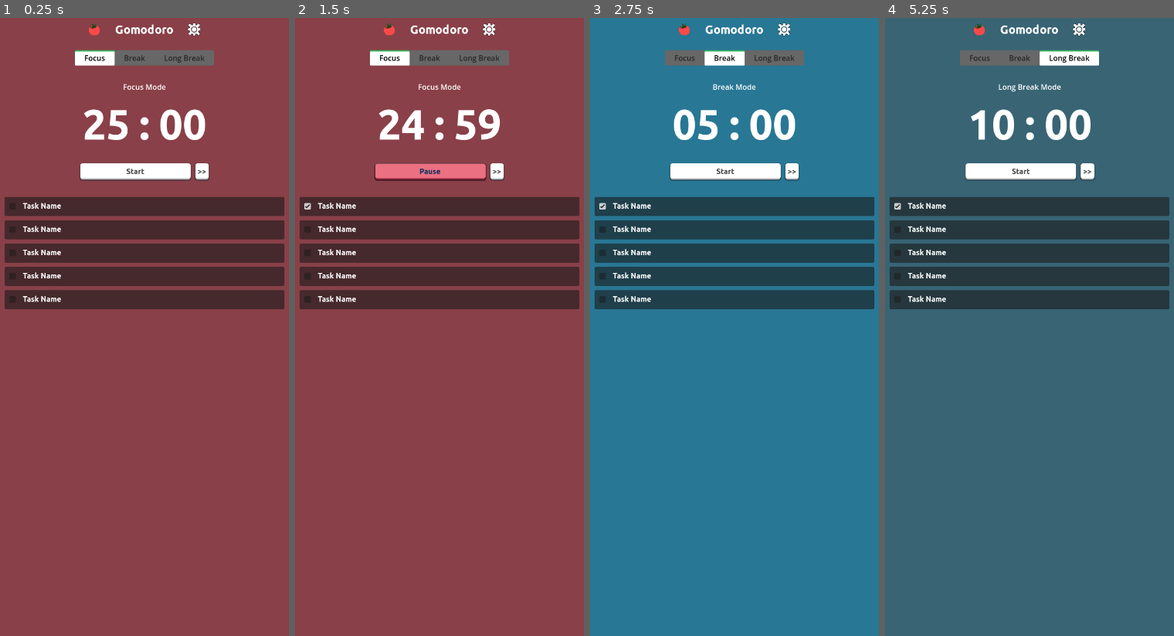
Above: before the commit, frames 1-4 (left to right).
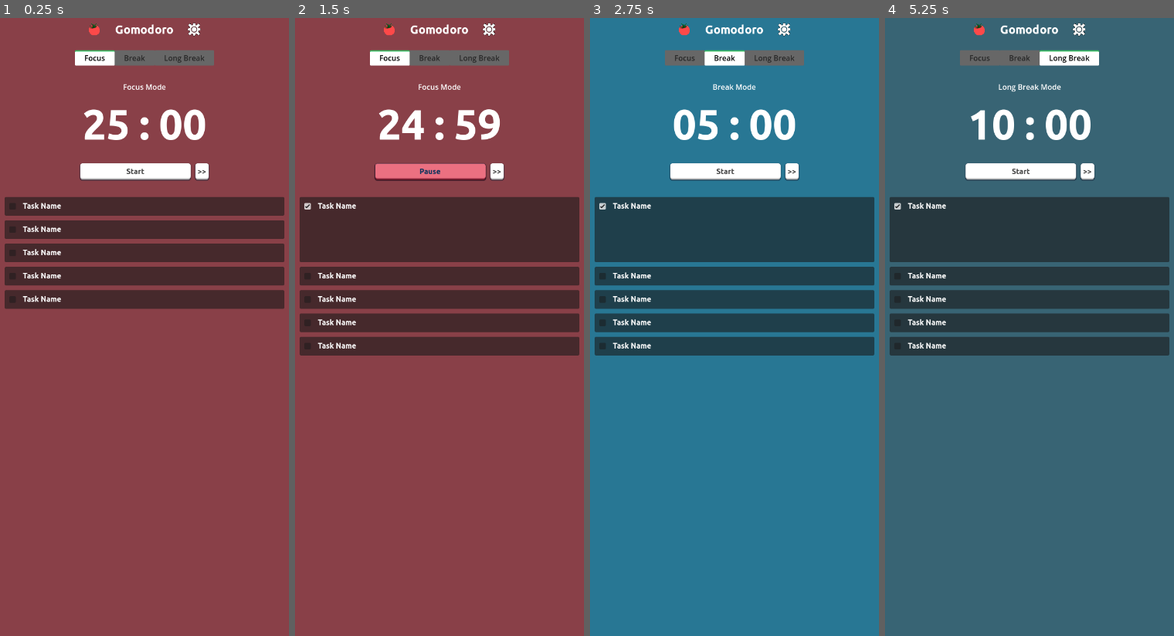
Above: after the commit, the same moments.

Repository: trubusoft/gomodoro
Game: Godot game, scene res://scenes/gomodoro.tscn
The game is run twice, just before and just after one commit, with the same random seed, the same clock (stepped at 60 frames per second) and the same inputs.
Inputs (mouse positions are in pixels of both pictures, inside the frame that each line leads up to):
- Up to frame 1 (0.25 s): no input
- Up to frame 2 (1.5 s): click (306, 203) at 0.52 s; click "Start" at 1.25 s
- Up to frame 3 (2.75 s): click ">>" at 2 s
- Up to frame 4 (5.25 s): click "Start" at 2.75 s; click (896, 203) at 3.52 s; click ">>" at 4.25 s; click (896, 203) at 5.02 s

The runs differ from the first frame. In frame 1, 0.5% of the frame differs, in the area x 1-99%, y 31-48%; in frame 2, 7.8%; in frame 3, 7.9%, in the area x 1-99%, y 32-55%; in frame 4, 7.8%.

Commit message:
Update Task to make panel grow in size when clicked

Diff:
--- a/scenes/task.gd
+++ b/scenes/task.gd
@@ -1,14 +1,35 @@
 extends Control
 
 
-signal toggle_check(supplied_check: bool)
+signal toggle_check(toggled_on: bool)
 
 
-# Called when the node enters the scene tree for the first time.
-func _ready():
-	pass # Replace with function body.
+@onready var task = $"."
+@onready var panel = %Panel
+@onready var margin_container = %MarginContainer
+@onready var check_box = %CheckBox
 
 
-# Called every frame. 'delta' is the elapsed time since the previous frame.
+var grow_size = 100
+
+
+func toggle_expand_panel(toggled_on: bool):
+	if toggled_on:
+		task.custom_minimum_size.y += grow_size
+		panel.size.y += grow_size
+	else:
+		task.custom_minimum_size.y -= grow_size
+		panel.size.y -= grow_size
+
+
+func _ready():
+	pass
+
+
 func _process(_delta):
 	pass
+
+
+func _on_check_box_toggled(toggled_on):
+	toggle_check.emit(toggled_on)
+	toggle_expand_panel(toggled_on)
--- a/scenes/task.tscn
+++ b/scenes/task.tscn
@@ -7,21 +7,27 @@
 layout_mode = 3
 anchors_preset = 10
 anchor_right = 1.0
+offset_bottom = 40.0
 grow_horizontal = 2
-size_flags_vertical = 4
+size_flags_horizontal = 3
+size_flags_vertical = 3
 script = ExtResource("1_eoqju")
 
 [node name="Panel" type="Panel" parent="."]
+unique_name_in_owner = true
 layout_mode = 1
 anchors_preset = 10
 anchor_right = 1.0
-offset_bottom = 41.0
+offset_bottom = 40.0
 grow_horizontal = 2
 
 [node name="MarginContainer" type="MarginContainer" parent="Panel"]
-layout_mode = 0
-offset_right = 116.0
+unique_name_in_owner = true
+layout_mode = 1
+anchors_preset = 10
+anchor_right = 1.0
 offset_bottom = 40.0
+grow_horizontal = 2
 theme_override_constants/margin_left = 5
 theme_override_constants/margin_top = 5
 theme_override_constants/margin_right = 5
@@ -32,9 +38,12 @@
 theme_override_constants/separation = 10
 
 [node name="CheckBox" type="CheckBox" parent="Panel/MarginContainer/HBoxContainer"]
+unique_name_in_owner = true
 layout_mode = 2
 theme = ExtResource("2_wdb3e")
 
 [node name="TaskName" type="Label" parent="Panel/MarginContainer/HBoxContainer"]
 layout_mode = 2
 text = "Task Name"
+
+[connection signal="toggled" from="Panel/MarginContainer/HBoxContainer/CheckBox" to="." method="_on_check_box_toggled"]
